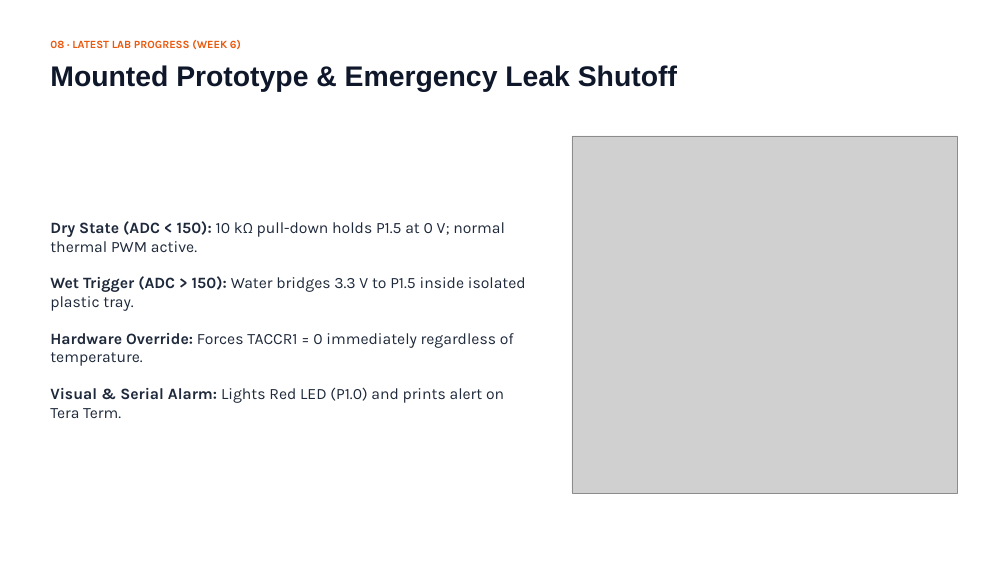
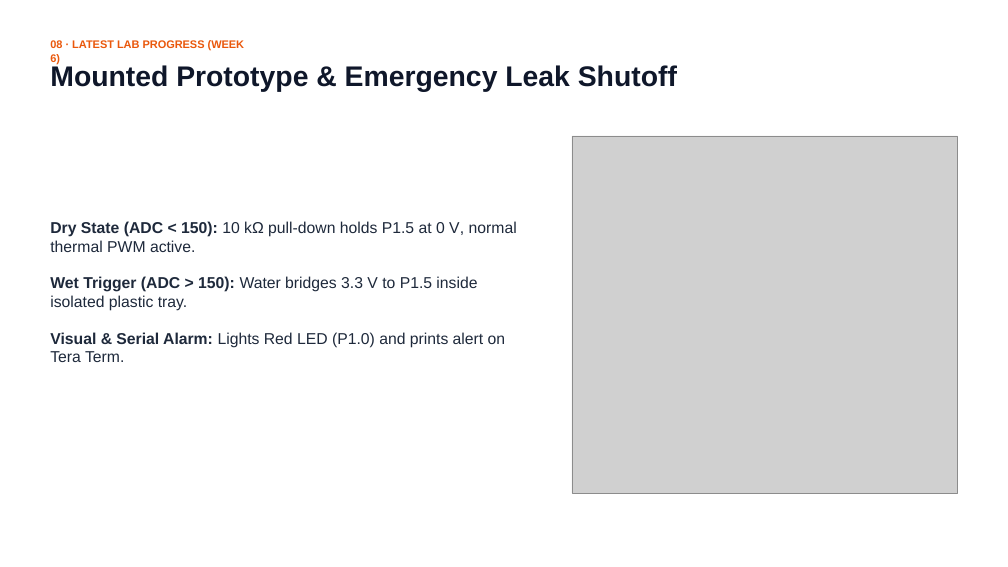
Before and after one commit to daviz04/L7_Project, a slide deck: slide 9 of Automated Liquid Cooling & Leak Detection Presentation.pptx. Drawn at 1008x567 pixels with LibreOffice and Linux fonts; fonts in the diff are those of the drawing; grey boxes stand for pictures. Boxes give left, top, right and bottom in pixels: in the first picture for what was removed or moved away, otherwise in the second. Text is boxed around its words. In the diff, an @@ line names an element or a change of style, - is before the commit and + after.

```diff
--- a/Automated Liquid Cooling & Leak Detection Presentation.pptx
+++ b/Automated Liquid Cooling & Leak Detection Presentation.pptx
@@ font Karla to Arial in 3 elements at bbox=[50, 276, 477, 311], bbox=[50, 332, 506, 362], bbox=[50, 40, 245, 64] @@
@@ text at bbox=[50, 221, 517, 252]: text changed; font Karla to Arial @@
-Dry State (ADC < 150): 10 kΩ pull-down holds P1.5 at 0 V; normal thermal PWM active.
+Dry State (ADC < 150): 10 kΩ pull-down holds P1.5 at 0 V, normal thermal PWM active.
@@ text "Visual & Serial Alarm: Lights ...": place and size @@
-text "Visual & Serial Alarm: Lights ..." at bbox=[50, 387, 504, 418]
+text "Visual & Serial Alarm: Lights ..." at bbox=[50, 332, 506, 362]
@@ text removed at bbox=[50, 333, 514, 366] @@
-Hardware Override: Forces TACCR1 = 0 immediately regardless of temperature.
```
Also in this commit, not shown: 11 other slides changed, 2 other files.
